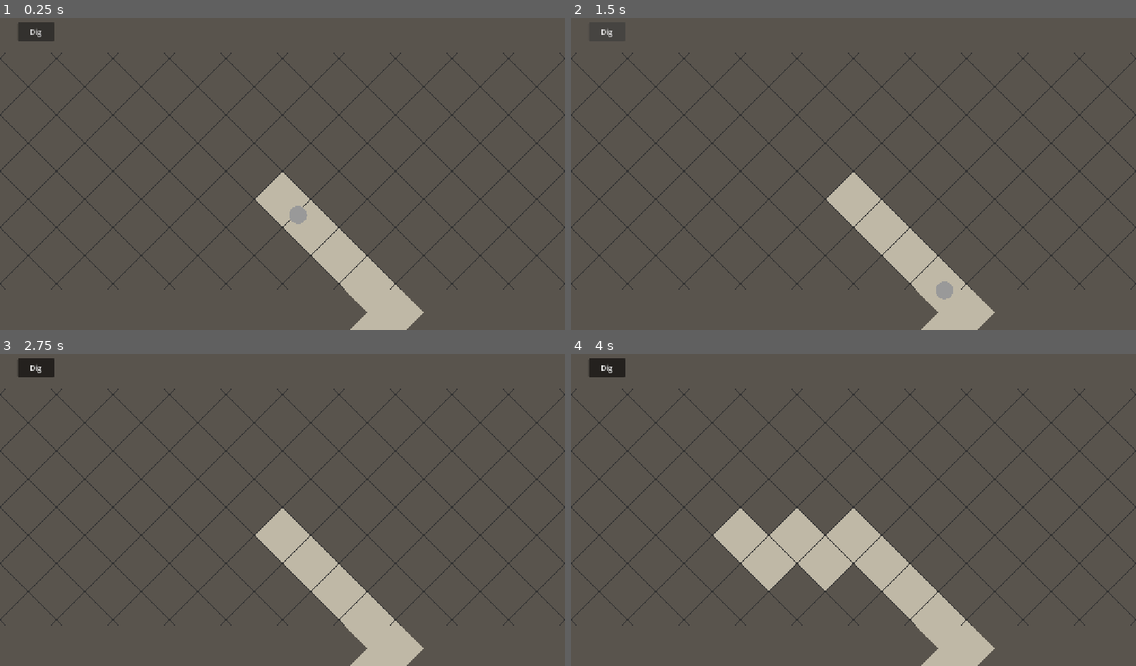
Above: before the commit, frames 1-4 (two rows, left to right).
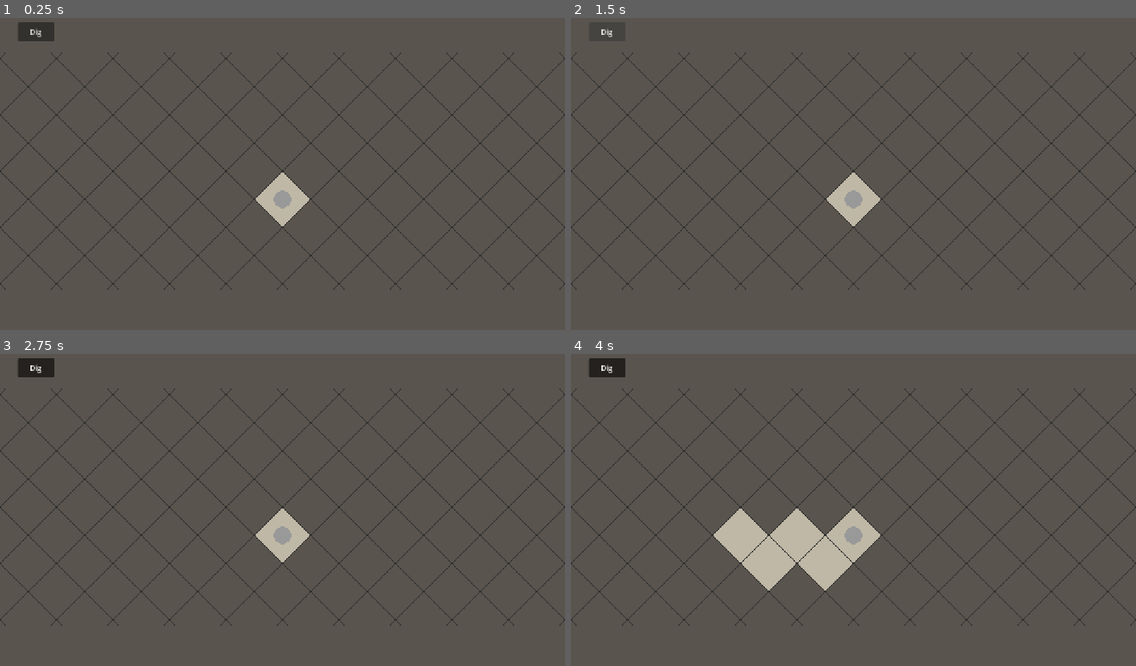
Above: after the commit, the same moments.

Repository: SirSizzle24/mazelord
Game: Godot game, scene res://Scenes/main.tscn
The game is run twice, just before and just after one commit, with the same random seed, the same clock (stepped at 60 frames per second) and the same inputs.
Inputs (mouse positions are in pixels of both pictures, inside the frame that each line leads up to):
- Up to frame 1 (0.25 s): no input
- Up to frame 2 (1.5 s): click "Dig" at 0.5 s; click "Dig" at 1.25 s
- Up to frame 3 (2.75 s): click "Dig" at 2 s
- Up to frame 4 (4 s): tap Enter at 2.75 s; move the mouse to (977, 491) at 2.77 s; click (977, 491) at 2.92 s; tap Space at 3.5 s; drag from (740, 522) to (825, 569) at 3.52 s

The runs differ from the first frame. In frame 1, 3.8% of the frame differs, in the area x 48-75%, y 55-100%; in frame 2, 3.8%; in frame 3, 3.8%; in frame 4, 3.8%.

Commit message:
Tap to select and move the unit

Diff:
--- a/Scenes/main.tscn
+++ b/Scenes/main.tscn
@@ -4,6 +4,7 @@
 [ext_resource type="Script" uid="uid://d3foeinh1p6f5" path="res://Scripts/dig_controller.gd" id="2_8gbba"]
 [ext_resource type="Script" uid="uid://d1dhoaoe0ya0c" path="res://Scripts/camera.gd" id="2_bo1nx"]
 [ext_resource type="Script" path="res://Scripts/unit.gd" id="3_unit"]
+[ext_resource type="Script" path="res://Scripts/unit_controller.gd" id="4_unitctrl"]
 
 [node name="Main" type="Node2D" unique_id=1161609498]
 
@@ -13,6 +14,12 @@
 [node name="Unit" type="Node2D" parent="." node_paths=PackedStringArray("grid")]
 script = ExtResource("3_unit")
 grid = NodePath("../Grid")
+
+[node name="UnitController" type="Node2D" parent="." node_paths=PackedStringArray("grid", "unit", "dig_controller")]
+script = ExtResource("4_unitctrl")
+grid = NodePath("../Grid")
+unit = NodePath("../Unit")
+dig_controller = NodePath("../DigController")
 
 [node name="DigController" type="Node2D" parent="." unique_id=1743646951 node_paths=PackedStringArray("grid", "camera", "dig_button")]
 script = ExtResource("2_8gbba")
--- a/Scripts/grid.gd
+++ b/Scripts/grid.gd
@@ -24,7 +24,9 @@
 		tiles.append(column)
 
 	astar.region = Rect2i(0, 0, GRID_WIDTH, GRID_HEIGHT)
-	astar.diagonal_mode = AStarGrid2D.DIAGONAL_MODE_NEVER  # move in 4 directions only, for now
+	# Diagonal steps are allowed if at least one of the two tiles beside the step is open,
+	# so units can pass one rock corner but never squeeze between two.
+	astar.diagonal_mode = AStarGrid2D.DIAGONAL_MODE_AT_LEAST_ONE_WALKABLE
 	astar.update()
 	for x in GRID_WIDTH:
 		for y in GRID_HEIGHT:
--- a/Scripts/unit.gd
+++ b/Scripts/unit.gd
@@ -16,12 +16,6 @@
 	tile = start_tile
 	grid.dig(tile)  # make sure it starts on floor
 	position = grid.tile_to_screen(tile)
-
-	# Temporary test: dig a short L-shaped corridor and walk to its end.
-	for i in range(1, 5):
-		grid.dig(Vector2i(10 + i, 10))
-		grid.dig(Vector2i(14, 10 + i))
-	move_to(Vector2i(14, 14))
 
 
 func _draw() -> void:
--- /dev/null
+++ b/Scripts/unit_controller.gd
@@ -0,0 +1,41 @@
+extends Node2D
+## Outside dig mode: tap the unit to select it, then tap a tile to send it there.
+
+const TAP_DISTANCE := 10.0  # a touch that moves less than this many pixels is a tap, not a pan
+
+@export var grid: Node2D
+@export var unit: Node2D
+@export var dig_controller: Node2D
+
+var press_position := Vector2.ZERO
+var fingers_down := 0
+var tap_possible := false  # false once a touch turns into a pan or a pinch
+
+
+func _unhandled_input(event: InputEvent) -> void:
+	if dig_controller.dig_mode:
+		return
+	if not (event is InputEventScreenTouch):
+		return
+
+	if event.pressed:
+		fingers_down += 1
+		tap_possible = fingers_down == 1  # a second finger means a pinch, so no tap
+		press_position = event.position
+		return
+
+	# A finger lifted.
+	fingers_down = max(fingers_down - 1, 0)
+	if not tap_possible:
+		return
+	tap_possible = false
+	if event.position.distance_to(press_position) > TAP_DISTANCE:
+		return  # the finger moved: that was a pan
+
+	var world_position: Vector2 = get_canvas_transform().affine_inverse() * event.position
+	var tapped: Vector2i = grid.screen_to_tile(grid.to_local(world_position))
+
+	if tapped == unit.tile:
+		unit.set_selected(not unit.selected)  # tap the unit again to deselect
+	elif unit.selected:
+		unit.move_to(tapped)  # does nothing if there's no path
Not shown, added: Scripts/unit_controller.gd.uid
